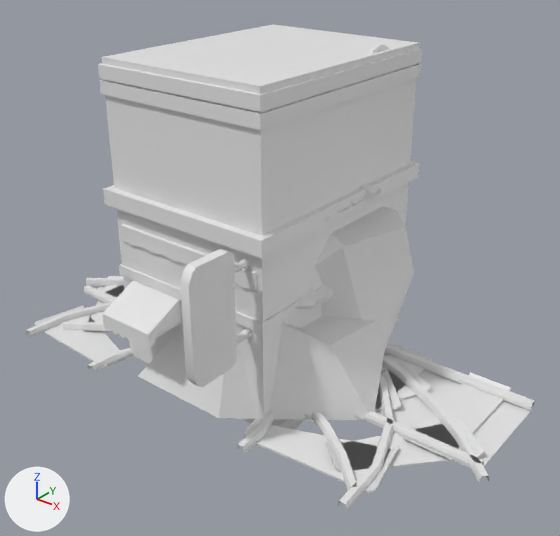
An edit to the FBX model Assets/3D_Models/Fase_AtravessarARua/CenarioAtravessarARua.fbx, drawn before and after from the same camera.
One viewpoint serves both versions: a 50 mm camera at (8.41, -10.19, 7.91) aimed at (0.5, -0.29, 1.78). The lights are fixed; the arrows at lower left show +X, +Y and +Z. The older version comes first.

Names of what the first picture shows: 'BananaFone', 'BeachBar', 'Casquinha', 'Marquise', 'MarquiseSorveteria', 'Pedra1', 'Pedra2', 'Pedrinhas', 'PlacaHotel', 'Predio', 'TrilhoCurvo', 'TrilhoReto', 'TrilhoUTurn'.
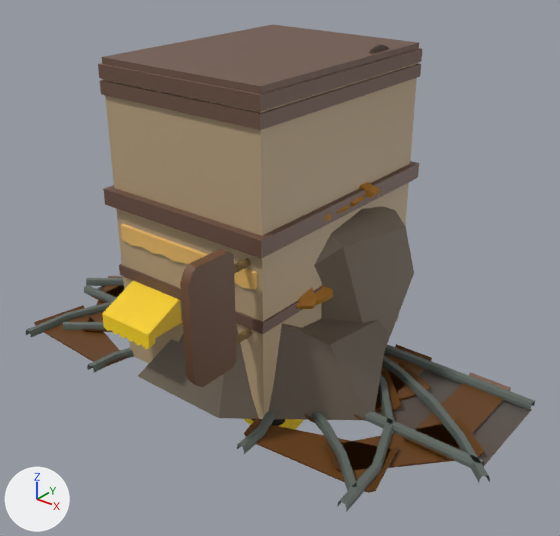
The change, as a list of edits to the scene's bpy script:
```text
Change me_cube_029:
    verts and faces of me_cube_029; kept vertices keep their numbers, new ones are numbered from 28
    remove me_cube_029.from_pydata(...)  # 28 vertices, 35 faces; spans x -1.5..3.05, y -2.56..1.3, z 0.0..2.05
    add me_cube_029.from_pydata(...)  # 28 vertices, 36 faces; spans x -1.5..3.05, y -2.56..1.3, z 0.0..2.05
    me_cube_029 part 14
    add delete_faces([(4, 26, 25, 12, 15)])
    add faces += [(12, 15, 26, 25), (4, 26, 15)]
    me_cube_029 part 15: 34 faces spanning x -1.5..3.05, y -2.56..1.3, z 0.0..2.05 switch from no material to mat_mapacores (picture img_mapabananaparty_png)
Change me_cube_025:
    where me_cube_025.from_pydata(...)  # 477 vertices, 482 faces; spans x 1.49..1.6, y 0.2..1.91, z 2.87..5.65
    me_cube_025 part 3: texture (UV) coordinates of 482 of 482 faces, centred in x 1.49..1.6, y 0.2..1.9, z 2.87..5.63, changed; they spanned u 0.0..0.88, v 0.0..0.68 and now span u 0.11..0.45, v 0.34..0.94
    add me_cube_025.materials.append(mat_mapacores)  # picture img_mapabananaparty_png
Change me_cube_020:
    where me_cube_020.from_pydata(...)  # 208 vertices, 206 faces; spans x -1.54..1.54, y -2.19..2.19, z 2.4..3.37
    me_cube_020 part 6: texture (UV) coordinates of 206 of 206 faces, centred in x -1.54..1.54, y -2.19..2.19, z 2.45..3.37, changed; they spanned u 0.12..0.88, v 0.0..1.0 and now span u 0.18..0.18, v 0.49..0.49
    add me_cube_020.materials.append(mat_mapacores)  # picture img_mapabananaparty_png
Change me_cube_030:
    remove me_cube_030.from_pydata(...)  # 37 vertices, 42 faces; spans x -1.74..2.4, y -1.68..1.8, z 0.02..4.04
    add me_cube_030.from_pydata(...)  # 37 vertices, 46 faces; spans x -1.74..2.4, y -1.68..1.8, z 0.02..4.04
    me_cube_030 part 9
    3 faces are deleted
    7 new faces join them
    me_cube_030 part 10: 39 faces spanning x -1.74..2.4, y -1.68..1.8, z 0.02..4.04 switch from no material to mat_mapacores (picture img_mapabananaparty_png)
Change me_cube_035:
    where me_cube_035.from_pydata(...)  # 240 vertices, 194 faces; spans x -4.7..5.21, y -2.71..1.18, z -0.02..0.13
    me_cube_035 part 12: texture (UV) coordinates of 194 of 194 faces, centred in x -4.41..4.85, y -2.45..1.14, z -0.02..0.13, changed; they spanned u 0.12..0.88, v 0.0..1.0 and now span u 0.18..0.3, v 0.37..0.43
    add me_cube_035.materials.append(mat_mapacores)  # picture img_mapabananaparty_png
Change me_cube_008:
    where me_cube_008.from_pydata(...)  # 120 vertices, 94 faces; spans x -4.38..4.98, y -1.18..1.18, z -0.02..0.13
    me_cube_008 part 8: texture (UV) coordinates of 94 of 94 faces, centred in x -4.0..4.49, y -1.18..1.18, z -0.02..0.13, changed; they spanned u 0.12..0.88, v 0.0..1.0 and now span u 0.18..0.3, v 0.37..0.43
    add me_cube_008.materials.append(mat_mapacores)  # picture img_mapabananaparty_png
Change me_cube_018:
    where me_cube_018.from_pydata(...)  # 120 vertices, 106 faces; spans x -1.333..-0.173, y -2.927..-2.054, z 1.034..1.759
    me_cube_018 part 5: texture (UV) coordinates of 106 of 106 faces, centred in x -1.333..-0.173, y -2.925..-2.066, z 1.083..1.586, changed; they spanned u 0.12..0.88, v 0.0..1.0 and now span u 0.44..0.44, v 0.41..0.41
    add me_cube_018.materials.append(mat_mapacores)  # picture img_mapabananaparty_png
Change me_cube_024:
    where me_cube_024.from_pydata(...)  # 2060 vertices, 1763 faces; spans x -1.94..1.94, y -1.44..1.51, z 0.0..3.79
    me_cube_024 part 7: texture (UV) coordinates of 1763 of 1763 faces, centred in x -1.92..1.92, y -1.43..1.49, z 0.99..3.79, changed; they spanned u 0.0..1.0, v 0.0..1.0 and now span u 0.18..0.5, v 0.4..0.5
    add me_cube_024.materials.append(mat_mapacores)  # picture img_mapabananaparty_png
Change me_plane:
    where me_plane.from_pydata(...)  # 4 vertices, 1 face; spans x -4.37..4.97, y -1.0..1.0, z -0.03
    me_plane part 11: texture (UV) coordinates of 1 of 1 face, centred in x 0.3, y 0.0, z -0.03, changed; they spanned u 0.0..1.0, v 0.0..1.0 and now span u 0.32..0.32, v 0.32..0.34
    add me_plane.materials.append(mat_mapacores)  # picture img_mapabananaparty_png
Change me_cube_017:
    where me_cube_017.from_pydata(...)  # 72 vertices, 70 faces; spans x -1.75..1.75, y -2.3..2.3, z 0.01..5.55
    me_cube_017 part 13: texture (UV) coordinates of 70 of 70 faces, centred in x -1.75..1.75, y -2.3..2.3, z 0.01..5.55, changed; they spanned u 0.12..0.88, v 0.0..1.0 and now span u 0.17..0.17, v 0.41..0.49
    add me_cube_017.materials.append(mat_mapacores)  # picture img_mapabananaparty_png
Change me_cube_011:
    where me_cube_011.from_pydata(...)  # 240 vertices, 194 faces; spans x -3.97..4.03, y -3.04..1.15, z -0.02..0.13
    me_cube_011 part 1: texture (UV) coordinates of 194 of 194 faces, centred in x -3.91..3.97, y -2.75..1.09, z -0.02..0.13, changed; they spanned u 0.12..0.88, v 0.0..1.0 and now span u 0.18..0.3, v 0.37..0.43
    add me_cube_011.materials.append(mat_mapacores)  # picture img_mapabananaparty_png
Change me_cylinder_010:
    where me_cylinder_010.from_pydata(...)  # 168 vertices, 150 faces; spans x 1.27..1.44, y -3.49..-2.08, z 1.22..3.22
    me_cylinder_010 part 4: texture (UV) coordinates of 150 of 150 faces, centred in x 1.27..1.44, y -3.49..-2.15, z 1.22..3.22, changed; they spanned u 0.0..1.0, v 0.0..1.0 and now span u 0.16..0.23, v 0.48..0.51
    add me_cylinder_010.materials.append(mat_mapacores)  # picture img_mapabananaparty_png
Change me_cylinder_005:
    where me_cylinder_005.from_pydata(...)  # 660 vertices, 658 faces; spans x -1.08..1.0, y -0.45..0.67, z -2.46..2.47
    me_cylinder_005 part 2: texture (UV) coordinates of 658 of 658 faces, centred in x -1.05..0.98, y -0.45..0.66, z -2.45..2.46, changed; they spanned u 0.0..1.0, v 0.0..1.0 and now span u 0.44..0.45, v 0.25..0.48
    add me_cylinder_005.materials.append(mat_mapacores)  # picture img_mapabananaparty_png
```

Boxes [x1, y1, x2, y2] around the edits, measured in the pictures (560 x 536 px):
'Predio', recoloured, surface changed (white to brown): [98, 24, 422, 420] in both
'Pedra1', reshaped: before [138, 317, 388, 420]; after [138, 319, 388, 420]
'TrilhoUTurn', recoloured, surface changed: [26, 301, 402, 512] in both
'PlacaHotel', recoloured, surface changed (white to brown): [180, 249, 252, 387] in both
'TrilhoCurvo', recoloured, surface changed: [63, 276, 490, 491] in both
'TrilhoReto', recoloured, surface changed: [84, 285, 535, 468] in both
'Marquise', recoloured, surface changed (white to yellow): [102, 280, 182, 349] in both
'Pedrinhas', recoloured, surface changed: [97, 286, 532, 467] in both
'MarquiseSorveteria', recoloured, surface changed (white to orange): [121, 224, 257, 289] in both
'BeachBar', recoloured, surface changed: [295, 182, 381, 309] in both
'BananaFone', recoloured, surface changed (white to yellow): [244, 419, 305, 430] in both
'Casquinha', recoloured, surface changed: [369, 44, 389, 54] in both
part 9 of me_cube_030, built on: [332, 206, 406, 247] in both
part 10 of me_cube_030, recoloured (white to brown): [314, 227, 414, 349] in both
part 14 of me_cube_029, cut back: before [302, 317, 377, 345]; after [302, 319, 377, 345]
part 15 of me_cube_029, recoloured (white to brown): [138, 320, 388, 420] in both
